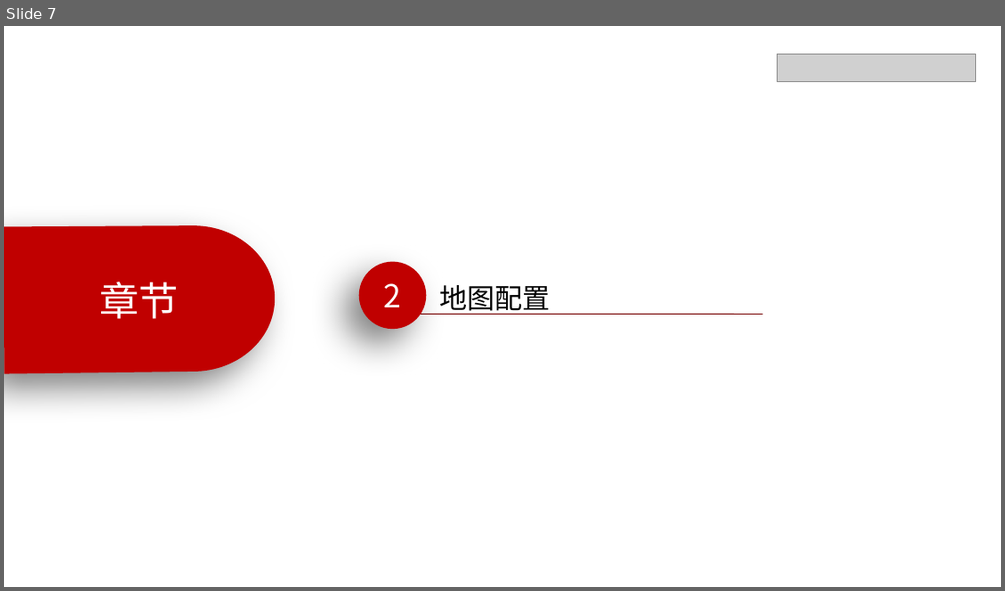
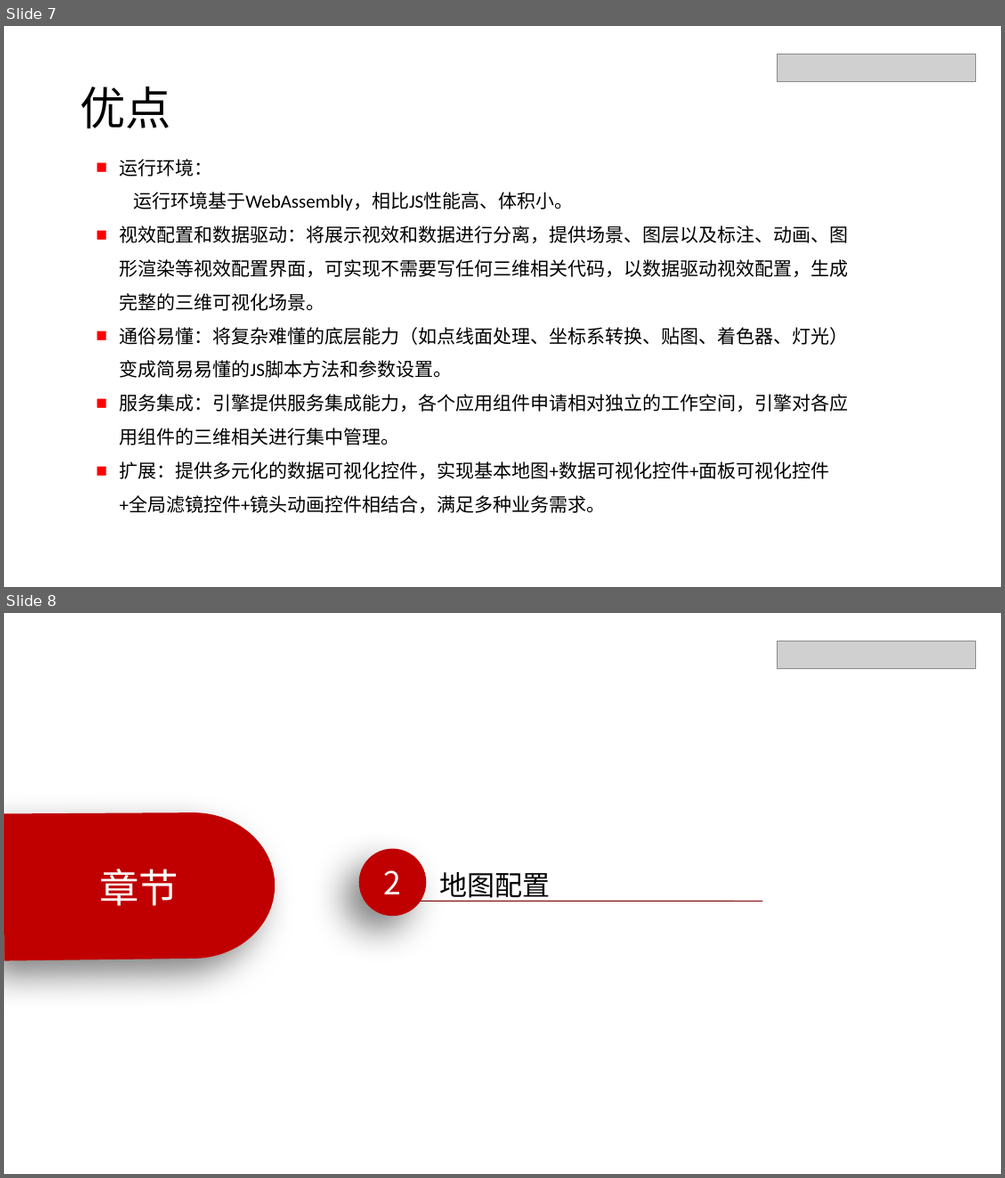
Before and after one commit to jxderic/jxderic.github.io, a slide deck: _posts/2019/动视引擎组件介绍.pptx. Shown one above the other, each under a label of ours: slide 7 before the commit, slides 7 and 8 after it. The pictures are 1005x591 and 1005x1178 pixels, drawn with LibreOffice and Linux fonts; fonts in the diff are those of the drawing; grey boxes stand for pictures. Boxes give left, top, right and bottom in pixels: in the first picture for what was removed or moved away, otherwise in the second. Text is boxed around its words. In the diff, an @@ line names an element or a change of style, - is before the commit and + after.

```diff
--- a/_posts/2019/动视引擎组件介绍.pptx
+++ b/_posts/2019/动视引擎组件介绍.pptx
@@ slide 7 added at (4, 26, 1001, 587), background #FFFFFF @@
@@ picture added at (777, 54, 975, 81) @@
@@ title added at (80, 87, 171, 128), 44 pt, text #000000 @@
+优点
@@ text added at (120, 159, 849, 513), 18 pt, text #000000 @@
+■ 运行环境：
+  运行环境基于WebAssembly，相比JS性能高、体积小。
+■ 视效配置和数据驱动：将展示视效和数据进行分离，提供场景、图层以及标注、动画、图形渲染等视效配置界面，可实现不需要写任何三维相关代码，以数据驱动视效配置，生成完整的三维可视化场景。
+■ 通俗易懂：将复杂难懂的底层能力（如点线面处理、坐标系转换、贴图、着色器、灯光）变成简易易懂的JS脚本方法和参数设置。
+■ 服务集成：引擎提供服务集成能力，各个应用组件申请相对独立的工作空间，引擎对各应用组件的三维相关进行集中管理。
+■ 扩展：提供多元化的数据可视化控件，实现基本地图+数据可视化控件+面板可视化控件+全局滤镜控件+镜头动画控件相结合，满足多种业务需求。
@@ what was slide 7 is now slide 8 @@
```
Also in this commit, not shown: 1 slide changed.
